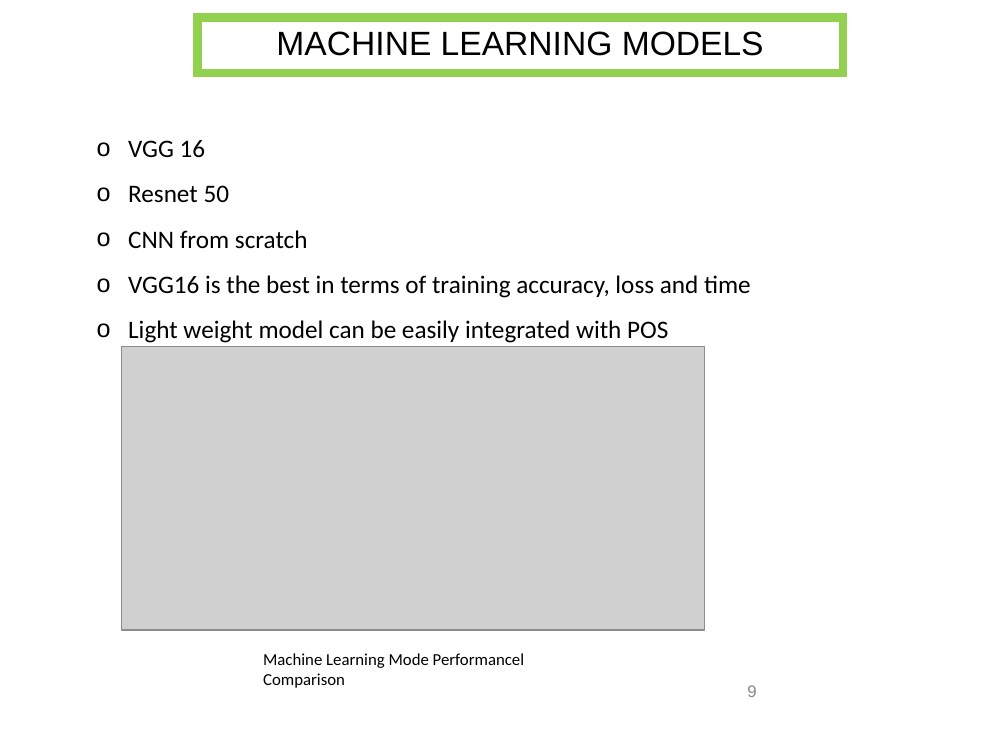
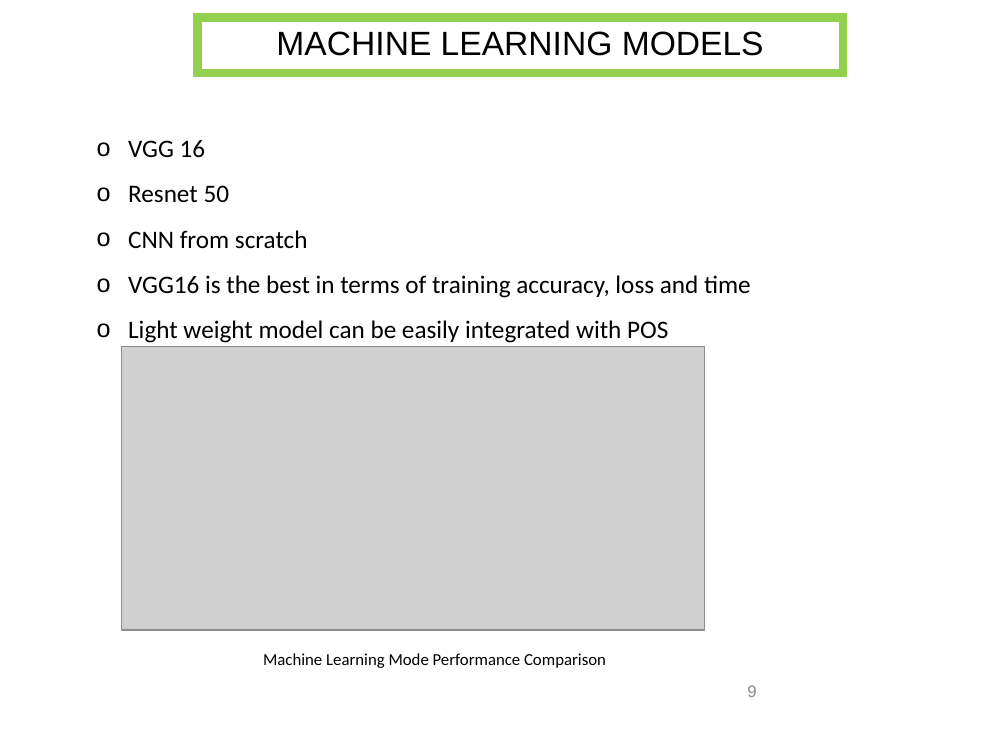
Before and after one commit to AdarshKoppManjunath/ProduceItemRecognitionUsingCNN, a slide deck: slide 9 of PIR-Setup- User Guide- PPTs/PIR- Executives PPT.pptx. Drawn at 1008x756 pixels with LibreOffice and Linux fonts; fonts in the diff are those of the drawing; grey boxes stand for pictures; background and template pictures are left out. Boxes give left, top, right and bottom in pixels: in the first picture for what was removed or moved away, otherwise in the second. Text is boxed around its words. In the diff, an @@ line names an element or a change of style, - is before the commit and + after.

Commit message:
ppt changes

```diff
--- a/PIR-Setup- User Guide- PPTs/PIR- Executives PPT.pptx
+++ b/PIR-Setup- User Guide- PPTs/PIR- Executives PPT.pptx
@@ text at [263, 653, 606, 668]: text changed @@
-Machine Learning Mode Performancel Comparison
+Machine Learning Mode Performance Comparison
```
